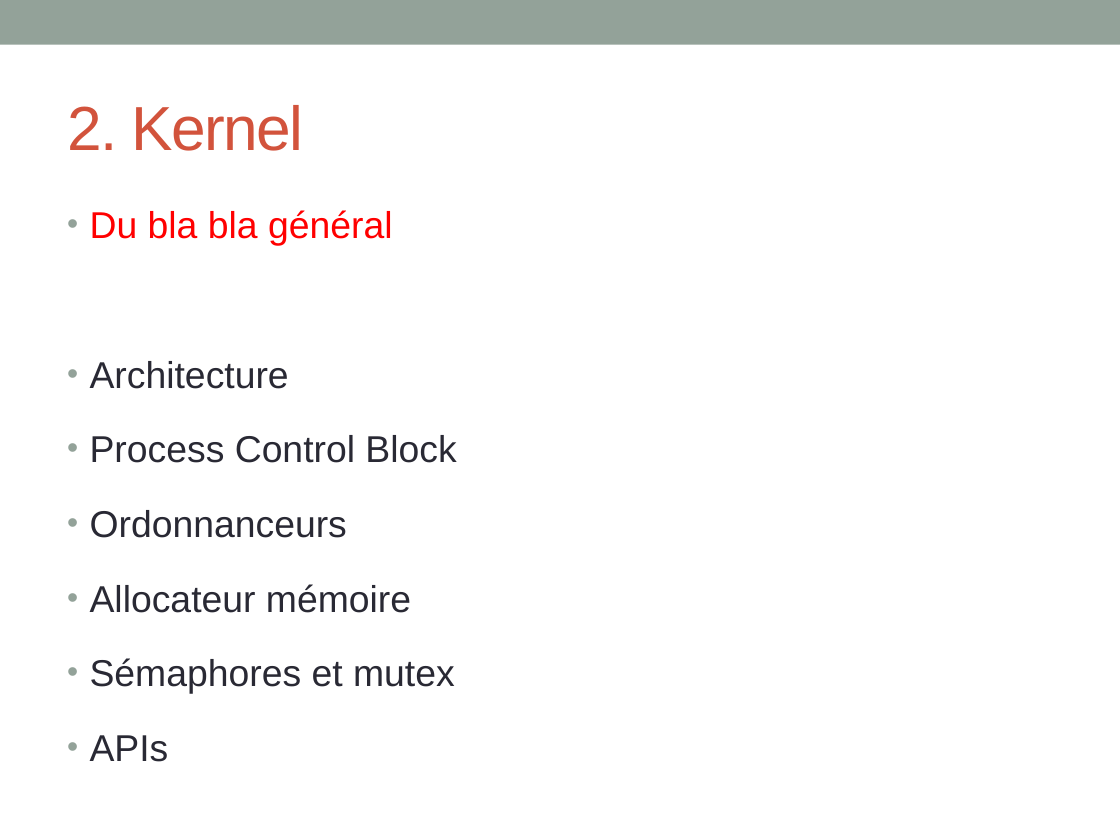
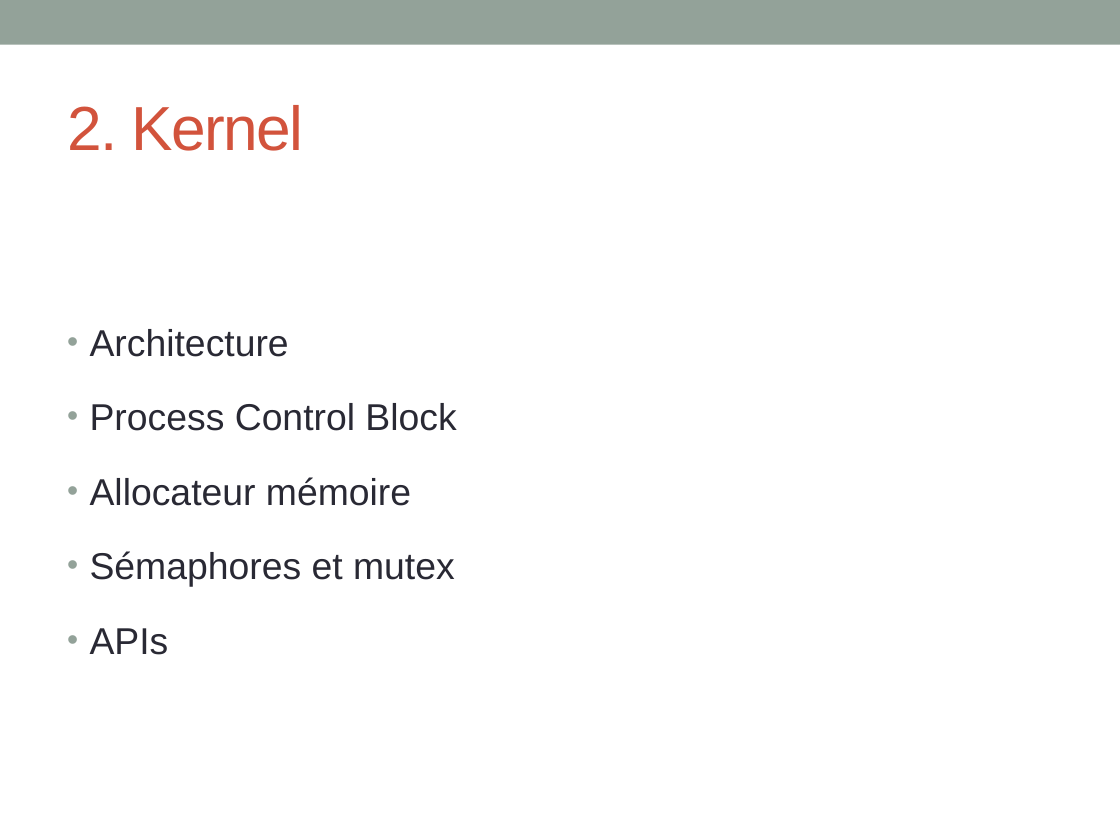
Before and after one commit to INSA-4IF-H4404-2013-2014/RaspiKernel, a slide deck: slide 6 of ppt/presentation.pptx. Drawn at 1120x840 pixels with LibreOffice and Linux fonts; fonts in the diff are those of the drawing. Boxes give left, top, right and bottom in pixels: in the first picture for what was removed or moved away, otherwise in the second. Text is boxed around its words. In the diff, an @@ line names an element or a change of style, - is before the commit and + after.

```diff
--- a/ppt/presentation.pptx
+++ b/ppt/presentation.pptx
@@ text "Architecture": place and size @@
-text "Architecture" at [90,210,456,762]
+text "Architecture" at [90,329,456,655]
@@ text at [90,210,393,246]: paragraph removed @@
-• Du bla bla général
@@ text at [90,510,347,538]: paragraph removed @@
-• Ordonnanceurs
```
Also in this commit, not shown: 4 other slides changed, 1 slide added.
